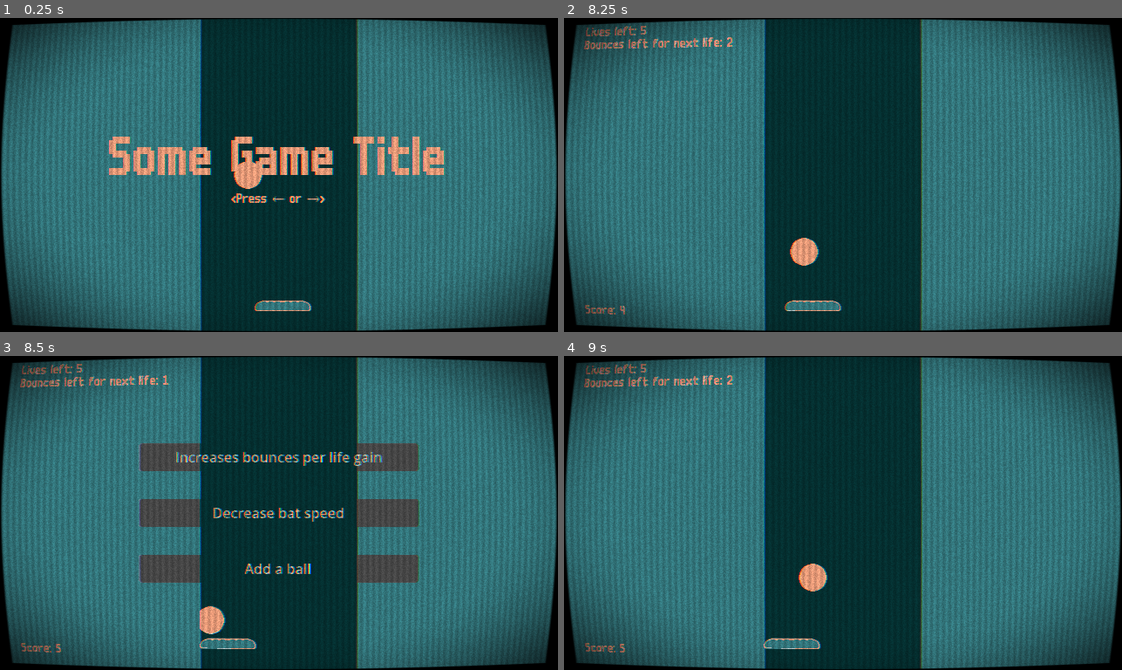
Above: before the commit, frames 1-4 (two rows, left to right).
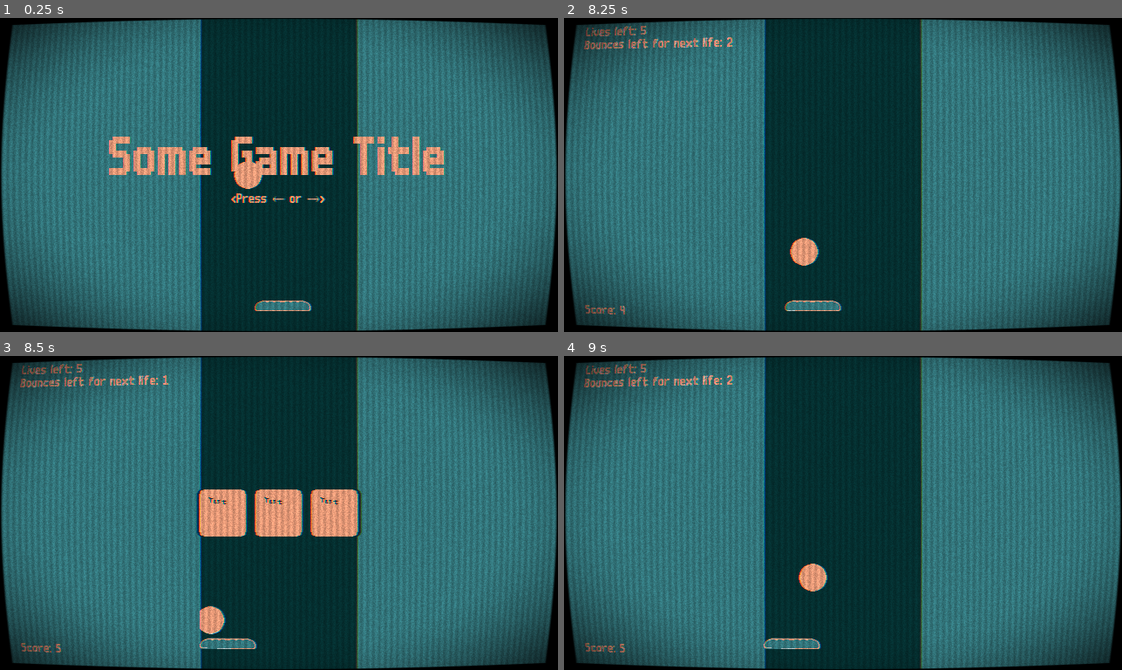
Above: after the commit, the same moments.

Repository: YannVeld/LD60
Game: Godot game, scene res://main.tscn
Same seed, same stepped clock (60 frames per second), same inputs: the game is played once before the commit and once after it.
Inputs (mouse positions are in pixels of both pictures, inside the frame that each line leads up to):
- Up to frame 1 (0.25 s): no input
- Up to frame 2 (8.25 s): tap Enter at 0.5 s; move the mouse to (965, 159) at 0.52 s; hold Right (move_right) 0.53-1.28 s; tap R (reroll) at 0.6, 8.1 s; move the mouse to (731, 190) at 1.27 s; hold Left (move_left) 1.28-2.03 s; tap 1 at 1.35 s; move the mouse to (898, 105) at 2.02 s; hold Right (move_right) 2.03-3.53 s; tap 2 at 2.1 s; move the mouse to (815, 237) at 2.77 s; tap 3 at 2.85 s; move the mouse to (1010, 222) at 3.52 s; hold Left (move_left) 3.53-5.78 s; tap 4 at 3.6 s; move the mouse to (675, 127) at 4.27 s; tap 5 at 4.35 s; move the mouse to (870, 175) at 5.02 s; tap 6 at 5.1 s; move the mouse to (759, 96) at 5.77 s; hold Right (move_right) 5.78-8.03 s; tap 7 at 5.85 s; move the mouse to (965, 159) at 6.52 s; tap 8 at 6.6 s; move the mouse to (731, 190) at 7.27 s; tap 9 at 7.35 s; move the mouse to (898, 105) at 8.02 s; hold Left (move_left) from 8.03 s (still down)
- Up to frame 3 (8.5 s): keep holding Left (move_left)
- Up to frame 4 (9 s): keep holding Left (move_left); move the mouse to (815, 575) at 8.77 s; tap 1 at 8.85 s

Frames 1-2 are identical in both runs. In frame 3, 11% of the frame differs, in the area x 24-76%, y 27-73%; in frame 4, nothing differs.

Commit message:
Implemented basic upgrade button art

Diff:
--- a/Scenes/upgrade_button.tscn
+++ b/Scenes/upgrade_button.tscn
@@ -1,13 +1,19 @@
 [gd_scene format=3 uid="uid://dfo6dk06h2oeq"]
 
 [ext_resource type="Script" uid="uid://btw4q3prnkxqm" path="res://Scripts/upgrade_button.gd" id="1_lmwtk"]
+[ext_resource type="Texture2D" uid="uid://bnwxcjitim64" path="res://Sprites/UpgradeButton.png" id="1_yieou"]
+
+[sub_resource type="StyleBoxTexture" id="StyleBoxTexture_getpj"]
+texture = ExtResource("1_yieou")
 
 [node name="UpgradeButton" type="Button" unique_id=1542294873]
 process_mode = 2
 z_index = 1000
-offset_left = 177.0
-offset_top = 148.0
-offset_right = 497.0
-offset_bottom = 180.0
-text = "1"
+offset_right = 64.0
+offset_bottom = 64.0
+theme_override_styles/normal = SubResource("StyleBoxTexture_getpj")
+theme_override_styles/pressed = SubResource("StyleBoxTexture_getpj")
+theme_override_styles/hover = SubResource("StyleBoxTexture_getpj")
+theme_override_styles/disabled = SubResource("StyleBoxTexture_getpj")
+theme_override_styles/focus = SubResource("StyleBoxTexture_getpj")
 script = ExtResource("1_lmwtk")
--- a/Scripts/ui_manager.gd
+++ b/Scripts/ui_manager.gd
@@ -17,6 +17,7 @@
 	ballManager.bat_bounce.connect(_on_bat_bounce)
 	livesManager.reset_game.connect(_on_game_reset)
 	upgradeManager.upgrade_applied.connect(_on_upgrade_applied)
+	upgradeManager.description_changed.connect(_on_description_changed)
 	gameProperties.property_changed.connect(_on_property_changed)
 
 	_set_background_color(gameProperties.color_palette)
@@ -31,6 +32,9 @@
 	queue_redraw()
 
 func _on_upgrade_applied():
+	queue_redraw()
+
+func _on_description_changed():
 	queue_redraw()
 
 func _on_property_changed(property: String, new_value):
@@ -52,6 +56,9 @@
 		draw_string(font, Vector2(16,_height-16), "Score: " + str(ballManager.bat_bounce_count), 0, -1, 16, text_color)
 
 
+	if upgradeManager._is_choosing:
+		draw_string(font, center + Vector2(-_width/2.0,64), upgradeManager.selected_upgrade_description, HORIZONTAL_ALIGNMENT_CENTER, _width, 28, text_color)
+
 
 	if livesManager.is_game_over:
 		draw_string(font, center + Vector2(-_width/2,0), "Game Over!", HORIZONTAL_ALIGNMENT_CENTER, _width, 64, text_color)
--- a/Scripts/upgrade_button.gd
+++ b/Scripts/upgrade_button.gd
@@ -3,9 +3,19 @@
 @export var index: int = 0
 
 signal pressed_upgrade(index: int)
+signal mouse_entered_upgrade(index: int)
+signal mouse_exited_upgrade(index: int)
 
 func _ready() -> void:
 	pressed.connect(_on_pressed)
+	mouse_entered.connect(_on_mouse_entered)
+	mouse_exited.connect(_on_mouse_exited)
 
 func _on_pressed():
 	pressed_upgrade.emit(index)
+
+func _on_mouse_entered():
+	mouse_entered_upgrade.emit(index)
+
+func _on_mouse_exited():
+	mouse_exited_upgrade.emit(index)
--- a/Scripts/upgrade_manager.gd
+++ b/Scripts/upgrade_manager.gd
@@ -31,6 +31,15 @@
 	KEY_9: 9
 }
 
+var _button_selected: int = -1
+
+signal description_changed
+var selected_upgrade_description: String:
+	get:
+		if _button_selected < 0: return ""
+		if _button_selected >= option_count: return ""
+		return _upgrades[_button_selected].description
+
 # Called when the node enters the scene tree for the first time.
 func _ready() -> void:
 	gameProperties.property_changed.connect(_on_upgrade_option_count_changed)
@@ -46,10 +55,12 @@
 	var center: Vector2 = get_viewport_rect().size/2.0
 	_inst.global_position = center
 	_inst.index = option_count
-	_inst.text = str(option_count + 1)
+	#_inst.text = str(option_count + 1)
 	add_child(_inst)
 
 	_inst.pressed_upgrade.connect(_on_upgrade_button_pressed)
+	_inst.mouse_entered_upgrade.connect(_on_upgrade_button_mouse_entered)
+	_inst.mouse_exited_upgrade.connect(_on_upgrade_button_mouse_exited)
 	_buttons.append(_inst)
 
 	_inst.hide()
@@ -65,10 +76,10 @@
 		var _button: UpgradeButton = _buttons[ii]
 		var _offset: float = BUTTON_SPACING * (ii - (option_count - 1)/2.)
 
-		_button.text = _upgrades[ii].description
+		#_button.text = _upgrades[ii].description
 
-		#_button.global_position = center - _button.size/2.0 + Vector2(_offset,0)
-		_button.global_position = center - _button.size/2.0 + Vector2(0,_offset)
+		_button.global_position = center - _button.size/2.0 + Vector2(_offset,0)
+		#_button.global_position = center - _button.size/2.0 + Vector2(0,_offset)
 
 
 
@@ -148,6 +159,17 @@
 func _on_upgrade_button_pressed(index: int):
 	_apply_upgrade(index)
 
+func _on_upgrade_button_mouse_entered(index: int):
+	_set_selected_button(index)
+
+func _on_upgrade_button_mouse_exited(index: int):
+	_set_selected_button(-1)
+
+
+func _set_selected_button(index: int):
+	if _button_selected == index: return
+	_button_selected = index
+	description_changed.emit()
 
 
 # Called every frame. 'delta' is the elapsed time since the previous frame.
Binary file added: Sprites/UpgradeButton.png
Not shown, added: Sprites/UpgradeButton.png.import
